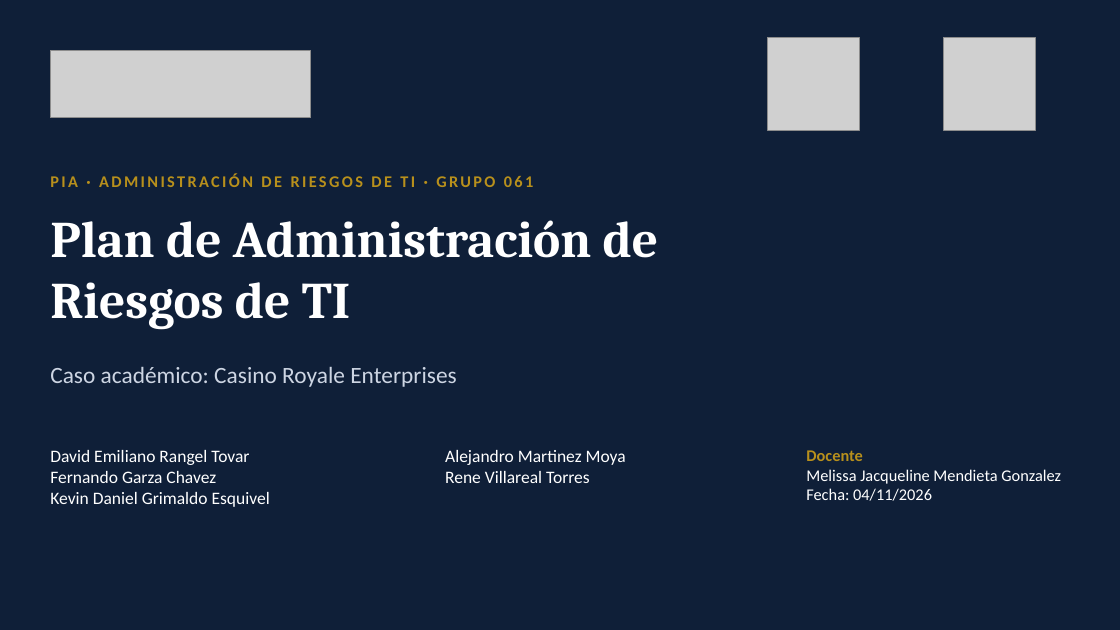
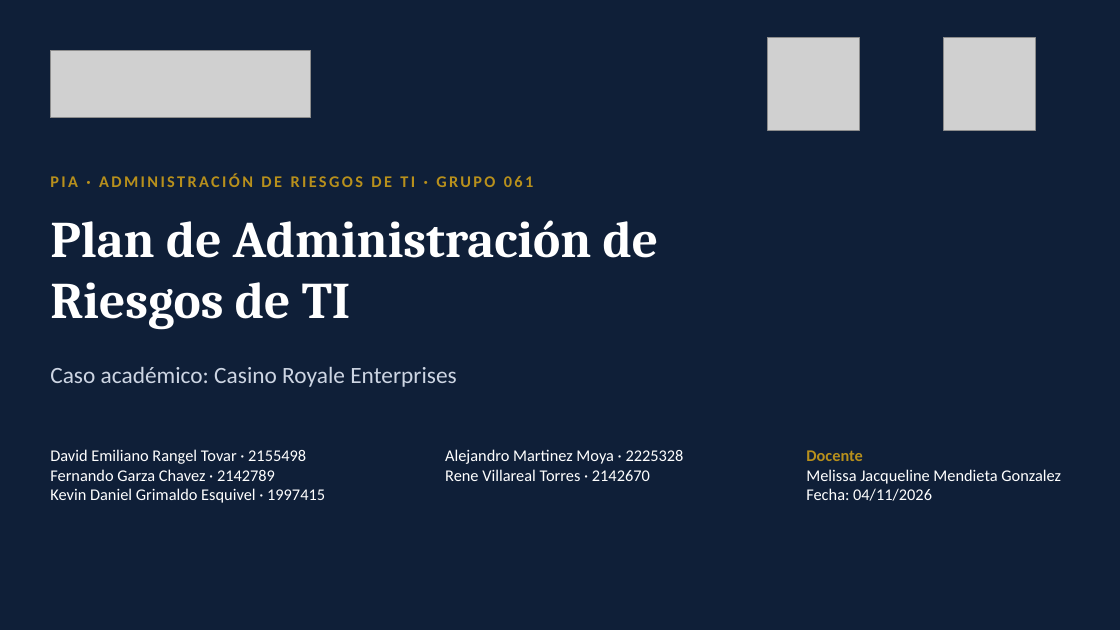
Before and after one commit to KevinDGE/PIA_ARS, a slide deck: slide 1 of entregables/Presentacion_Ejecutiva_Casino_Royale.pptx. Drawn at 1120x630 pixels with LibreOffice and Linux fonts; fonts in the diff are those of the drawing; grey boxes stand for pictures. Boxes give left, top, right and bottom in pixels: in the first picture for what was removed or moved away, otherwise in the second. Text is boxed around its words. In the diff, an @@ line names an element or a change of style, - is before the commit and + after.

```diff
--- a/entregables/Presentacion_Ejecutiva_Casino_Royale.pptx
+++ b/entregables/Presentacion_Ejecutiva_Casino_Royale.pptx
@@ text at [50,449,325,503]: text changed; size 15 to 14 pt @@
-David Emiliano Rangel Tovar
-Fernando Garza Chavez
-Kevin Daniel Grimaldo Esquivel
+David Emiliano Rangel Tovar · 2155498
+Fernando Garza Chavez · 2142789
+Kevin Daniel Grimaldo Esquivel · 1997415
@@ text at [445,449,684,481]: text changed; size 15 to 14 pt @@
-Alejandro Martinez Moya
-Rene Villareal Torres
+Alejandro Martinez Moya · 2225328
+Rene Villareal Torres · 2142670
```
Also in this commit, not shown: 6 other files.
